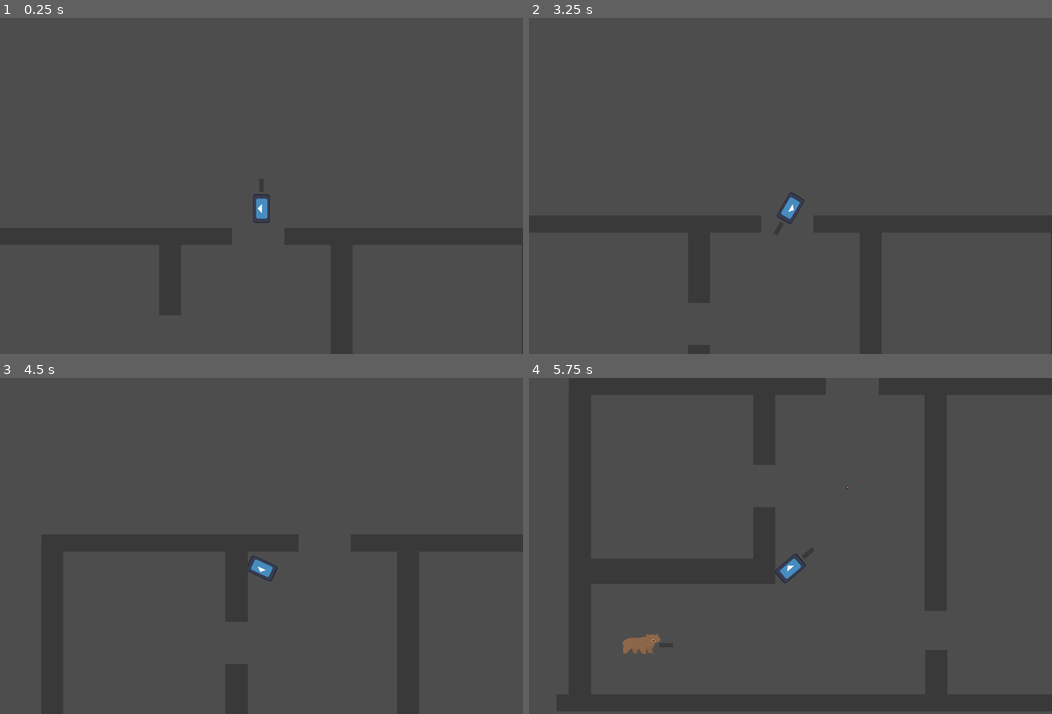
Above: before the commit, frames 1-4 (two rows, left to right).
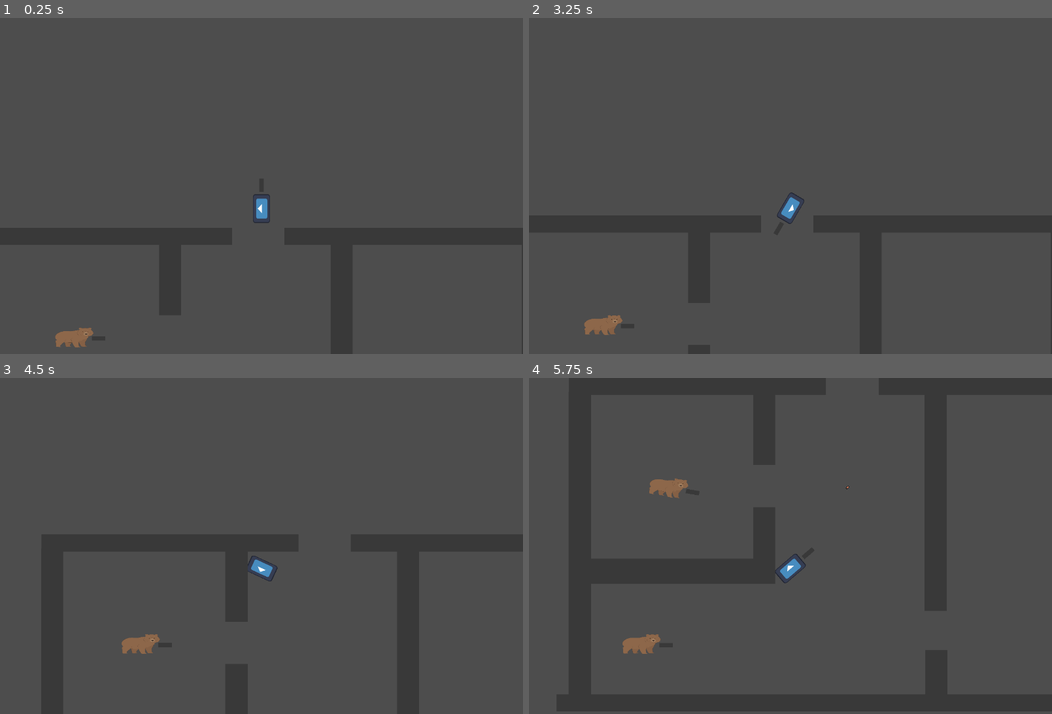
Above: after the commit, the same moments.

Repository: jceja3936/Speedial-Phoenix
Game: Godot game, scene res://scenes/level.tscn
Two runs of this game, one before a commit and one after it. Both use one fixed random seed, a clock stepped at 60 frames per second and the inputs below. The engine's default icon, where the game draws it, is replaced by a stand-in: a white triangle on a blue panel in a dark square.
Inputs (mouse positions are in pixels of both pictures, inside the frame that each line leads up to):
- Up to frame 1 (0.25 s): no input
- Up to frame 2 (3.25 s): tap Enter at 0.5 s; move the mouse to (905, 169) at 0.52 s; press the mouse at (905, 169) at 0.53 s; hold Right (Right) 0.53-1.28 s; move the mouse to (685, 202) at 1.27 s; release the mouse at (685, 202) at 1.28 s; hold S (Down) 1.28-2.03 s; click (685, 202) at 1.35 s; tap Space at 2 s; move the mouse to (842, 112) at 2.02 s; press the mouse at (842, 112) at 2.03 s; hold Right (Right) 2.03-2.78 s; move the mouse to (764, 253) at 2.77 s; release the mouse at (764, 253) at 2.78 s; hold W (Up) from 2.78 s (still down); click (764, 253) at 2.85 s
- Up to frame 3 (4.5 s): move the mouse to (418, 596) at 3.52 s; release W (Up) at 3.53 s; press the mouse at (418, 596) at 3.53 s; hold Left (Left) from 3.53 s (still down); tap Enter at 4.25 s; move the mouse to (104, 495) at 4.27 s; release the mouse at (104, 495) at 4.28 s; click (104, 495) at 4.35 s
- Up to frame 4 (5.75 s): tap Space at 5 s; move the mouse to (816, 546) at 5.02 s; release Left (Left) at 5.03 s; press the mouse at (816, 546) at 5.03 s; hold S (Down) from 5.03 s (still down)

The runs differ from the first frame. In frame 1, 0.3% of the frame differs, in the area x 10-18%, y 92-99%; in frame 2, 0.3%; in frame 3, 0.3%, in the area x 23-31%, y 76-83%; in frame 4, 0.3%.

Commit message:
Bullet script changed
Made it universal to anyone I need to be able to be hit

Diff:
--- a/3d1/bullet.gd
+++ b/3d1/bullet.gd
@@ -23,6 +23,6 @@
 		if not collider.has_method("hit"):
 			queue_free()
 
-		if collider.get("enemy") == true:
+		if collider.get("dead") == false:
 			collider.call("hit")
 			queue_free()
--- a/3d1/player.gd
+++ b/3d1/player.gd
@@ -3,9 +3,12 @@
 const GRAVITY = 1000
 @export var speed = 800
 @export var jump = -800
+@export var health = 200
 @export var shootSFX :  AudioStreamPlayer2D
 @export var bullet : PackedScene = load("res://scenes/bullet.tscn")
 @export var gun : Node2D
+var dead = false
+var deathTexture : Texture = load("res://assets/icon.svg")
 var canFire : bool
 var rng = RandomNumberGenerator.new()
 
@@ -14,15 +17,32 @@
 	canFire = true
 
 func _physics_process(delta: float) -> void:
+
+	if dead:
+		return
+
 	if Input.is_action_pressed("shoot"):
 		if canFire:
 			shootSFX.play()
 			fire()
 
+func hit() -> void:
+	health -= 100
+	if health <= 0:
+		die()
 
-# Called every frame. 'delta' is the elapsed time since the previous frame.
+func die() -> void:
+	$Sprite2D.texture = deathTexture
+	$Sprite2D.scale.x = 1
+	$Sprite2D.scale.y = 1
+	$CollisionPolygon2D.queue_free()
+	dead = true;
 
 func _process(delta: float) -> void:
+
+	if dead:
+		return
+
 	look_at(get_global_mouse_position())
 	var dir = Input.get_vector("Left","Right", "Up", "Down")
 	if dir:
@@ -43,4 +63,6 @@
 		bullet.queue_free()
 
 func _on_timer_timeout() -> void:
+	if dead:
+		return
 	canFire = true
--- a/3d1/scenes/level.tscn
+++ b/3d1/scenes/level.tscn
@@ -39,6 +39,8 @@
 
 [node name="Player" parent="." instance=ExtResource("2_w8frs")]
 position = Vector2(964, -239)
+collision_layer = 3
+collision_mask = 3
 
 [node name="Camera2D" type="Camera2D" parent="Player"]
 offset = Vector2(0, -100)
@@ -215,3 +217,7 @@
 [node name="Enemy" parent="." node_paths=PackedStringArray("player") instance=ExtResource("4_mx8sn")]
 position = Vector2(14, 1042)
 player = NodePath("../Player")
+
+[node name="Enemy2" parent="." node_paths=PackedStringArray("player") instance=ExtResource("4_mx8sn")]
+position = Vector2(134, 342)
+player = NodePath("../Player")
